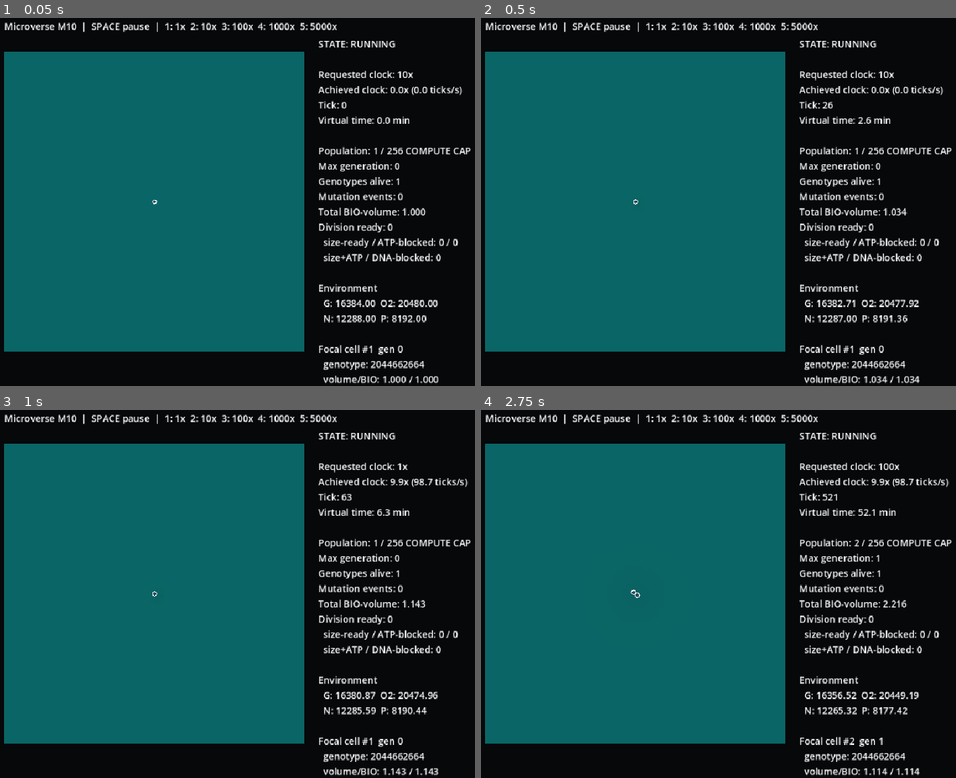
Above: before the commit, frames 1-4 (two rows, left to right).
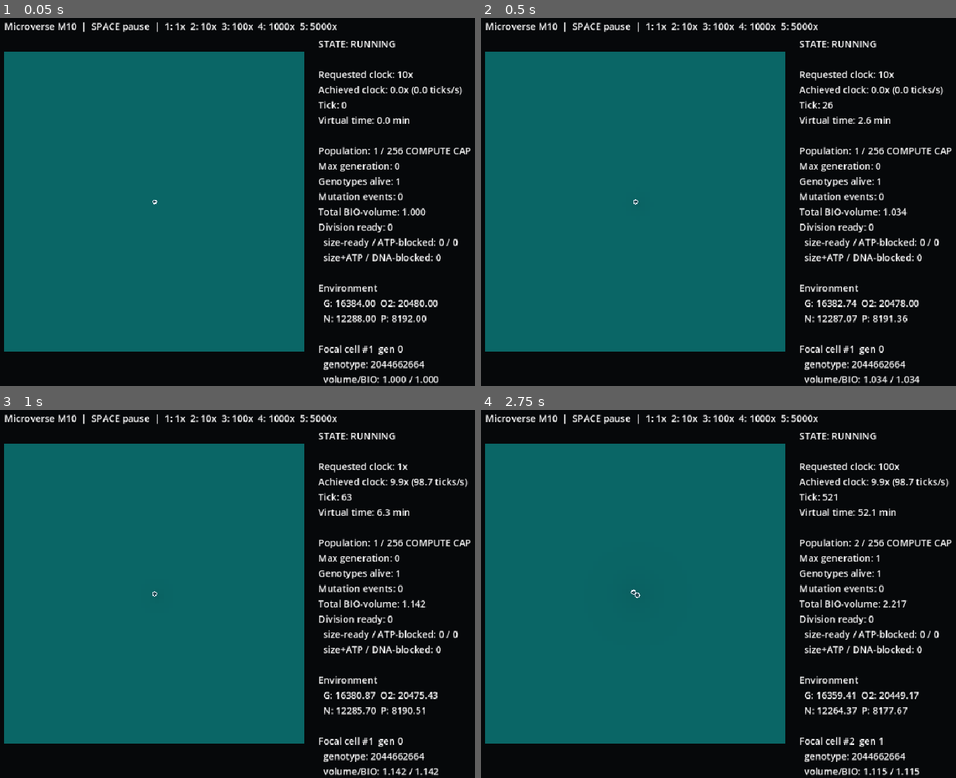
Above: after the commit, the same moments.

Repository: Feynman26/Microverse
Game: Godot game, scene res://src/ui/main.tscn
Same seed, same stepped clock (60 frames per second), same inputs: the game is played once before the commit and once after it.
Inputs:
- Up to frame 1 (0.05 s): no input
- Up to frame 2 (0.5 s): no input
- Up to frame 3 (1 s): tap Enter at 0.5 s; tap 1 at 0.6 s; tap Space at 0.77 s
- Up to frame 4 (2.75 s): tap 2 at 1.35 s; tap Space at 1.52 s; tap 3 at 2.1 s

Frame 1 is identical in both runs. In frame 2, less than 0.1% of the frame differs, in the area x 77-93%, y 76-83%; in frame 3, 0.1%; in frame 4, 0.2%, in the area x 75-93%, y 51-100%.

Commit message:
feat: route basal uptake through realized membrane proteome

Diff:
--- a/src/biology/cell_state.gd
+++ b/src/biology/cell_state.gd
@@ -5,6 +5,7 @@
 const MetaboliteCatalogScript = preload("res://src/chemistry/metabolite_catalog.gd")
 const ExpressionSystemScript = preload("res://src/expression/expression_system.gd")
 const DNAReplicationScript = preload("res://src/genetics/dna_replication.gd")
+const MembraneTransportScript = preload("res://src/transport/membrane_transport.gd")
 
 var id: int
 var parent_id: int
@@ -98,22 +99,28 @@
 func proteome_utilization(config) -> float:
 	return total_protein() / maxf(1e-12, proteome_capacity(config))
 
+# M11 basal membrane migration. The historical chemical Vmax/Km values remain
+# reference kinetic scales, but actual uptake capacity now comes from proteins
+# that physically exist. DNA mutation alone therefore cannot change uptake until
+# expression/turnover changes the realized membrane-compatible cohort.
 func transport_requests(dt: float, world, config) -> Dictionary:
 	if not alive:
 		return {"glucose": 0.0, "oxygen": 0.0, "nitrogen": 0.0, "phosphorus": 0.0}
 	assert(not metabolites.is_empty(), "Cell metabolism must be initialized before transport")
 	return {
-		"glucose": _transport_request("glucose", "G", float(config.glucose_transport_vmax), float(config.glucose_transport_km), dt, world, config),
-		"oxygen": _transport_request("oxygen", "O2", float(config.oxygen_transport_vmax), float(config.oxygen_transport_km), dt, world, config),
-		"nitrogen": _transport_request("nitrogen", "NH4", float(config.nitrogen_transport_vmax), float(config.nitrogen_transport_km), dt, world, config),
-		"phosphorus": _transport_request("phosphorus", "P", float(config.phosphorus_transport_vmax), float(config.phosphorus_transport_km), dt, world, config)
+		"glucose": _molecular_transport_request("glucose", "G", float(config.glucose_transport_vmax), float(config.glucose_transport_km), dt, world, config),
+		"oxygen": _molecular_transport_request("oxygen", "O2", float(config.oxygen_transport_vmax), float(config.oxygen_transport_km), dt, world, config),
+		"nitrogen": _molecular_transport_request("nitrogen", "NH4", float(config.nitrogen_transport_vmax), float(config.nitrogen_transport_km), dt, world, config),
+		"phosphorus": _molecular_transport_request("phosphorus", "P", float(config.phosphorus_transport_vmax), float(config.phosphorus_transport_km), dt, world, config)
 	}
 
-func _transport_request(world_field: String, internal_id: String, vmax: float, km: float, dt: float, world, config) -> float:
+func _molecular_transport_request(world_field: String, internal_id: String, reference_vmax: float, km: float, dt: float, world, config) -> float:
 	var local_amount: float = maxf(0.0, float(world.sample(world_field, position)))
-	var rate: float = vmax * local_amount / (km + local_amount)
-	var capacity: float = maxf(0.0, float(config.intracellular_pool_capacity_per_volume) * volume - pool(internal_id))
-	return minf(rate * dt, capacity)
+	var activity: float = MembraneTransportScript.basal_proteome_activity(expression_state, internal_id, config)
+	return MembraneTransportScript.basal_import_request(
+		pool(internal_id), volume, local_amount, activity, internal_id,
+		reference_vmax, km, dt, config
+	)
 
 func apply_uptake(uptake: Dictionary) -> void:
 	assert(not metabolites.is_empty())
